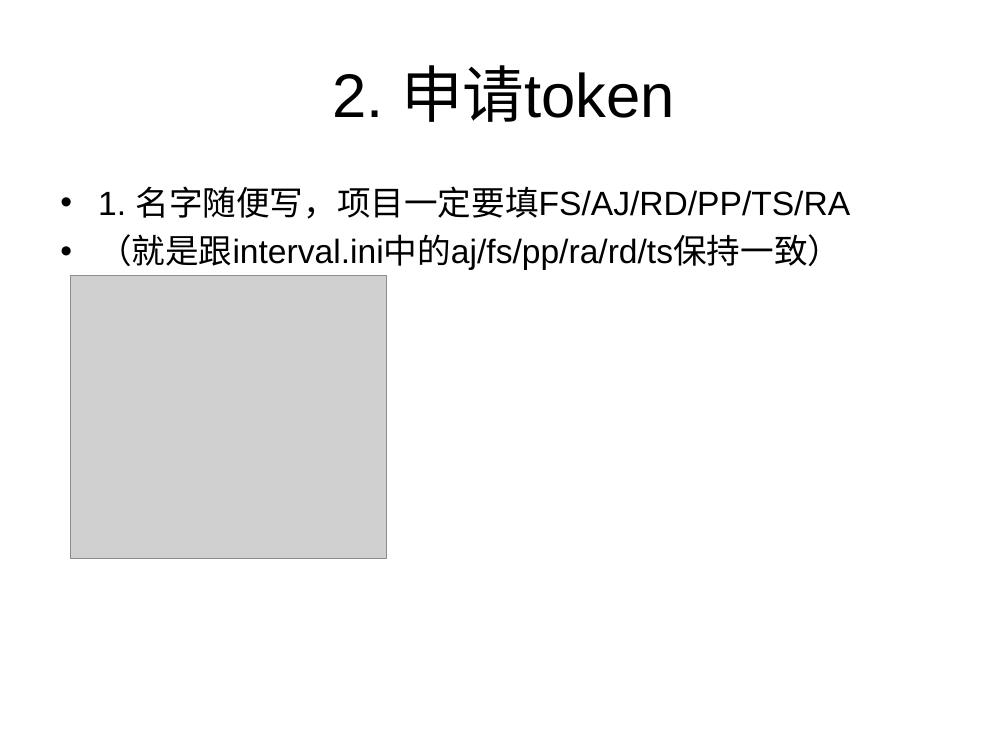
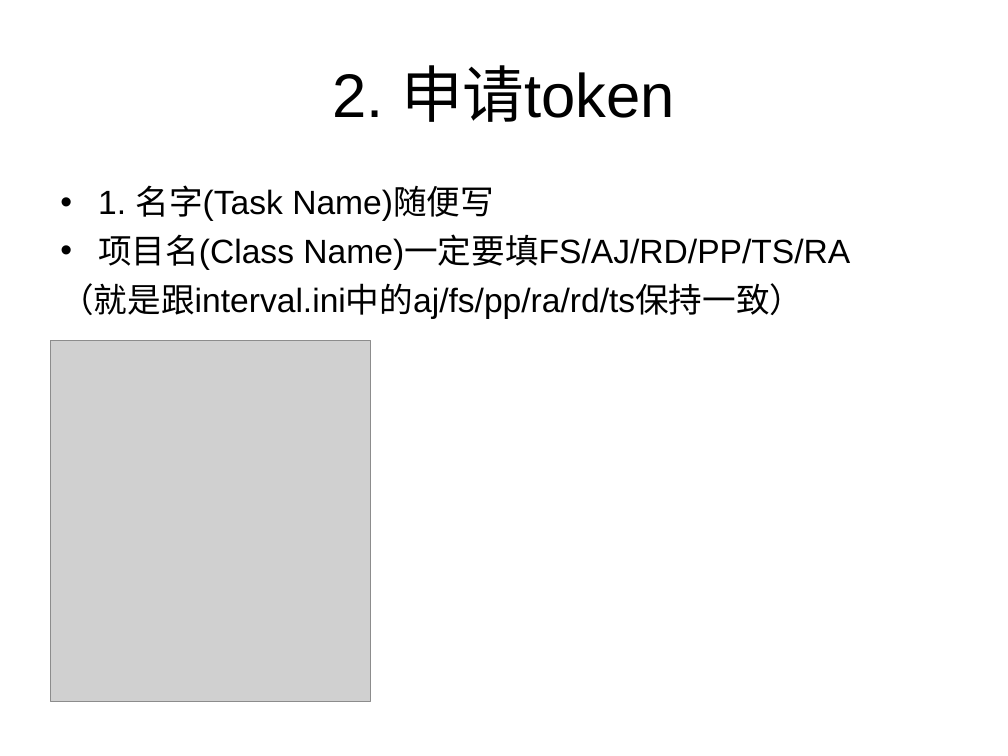
Before and after one commit to dodying/UserJs, a slide deck: slide 3 of HentaiVerse/hvInterval/使用说明.ppt. Drawn at 1008x756 pixels with LibreOffice and Linux fonts; fonts in the diff are those of the drawing; grey boxes stand for pictures. Boxes give left, top, right and bottom in pixels: in the first picture for what was removed or moved away, otherwise in the second. Text is boxed around its words. In the diff, an @@ line names an element or a change of style, - is before the commit and + after.

```diff
--- a/HentaiVerse/hvInterval/使用说明.ppt
+++ b/HentaiVerse/hvInterval/使用说明.ppt
@@ text at <box>98,185,850,270</box>: text changed @@
-• 1. 名字随便写，项目一定要填FS/AJ/RD/PP/TS/RA
+• 1. 名字(Task Name)随便写
+• 项目名(Class Name)一定要填FS/AJ/RD/PP/TS/RA
@@ text at <box>60,283,803,319</box>: bullet • to none @@
@@ picture: place and size @@
-picture at <box>71,276,387,558</box>
+picture at <box>50,341,371,702</box>
```
Also in this commit, not shown: 3 other slides changed, 6 other files.
